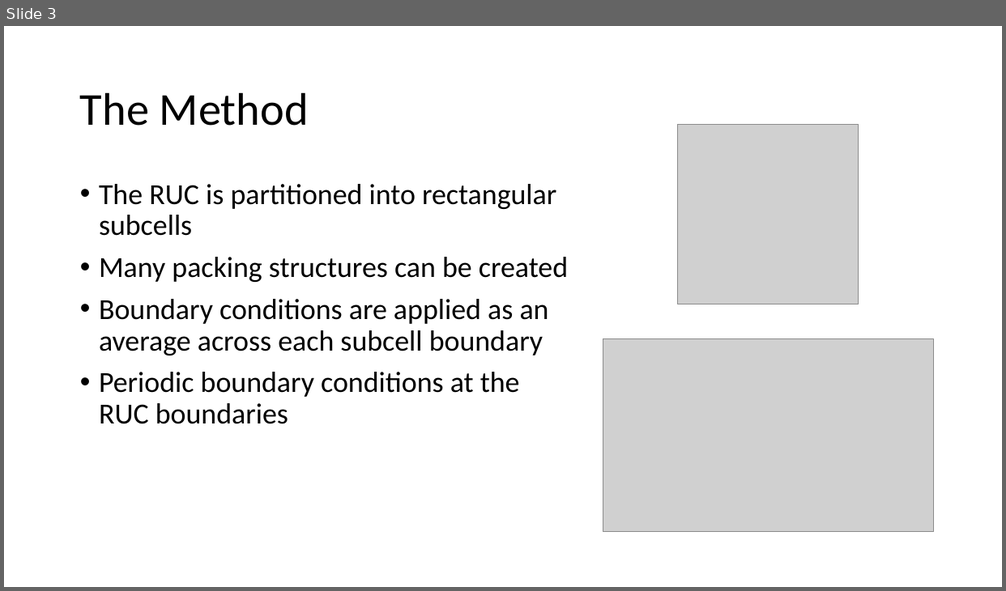
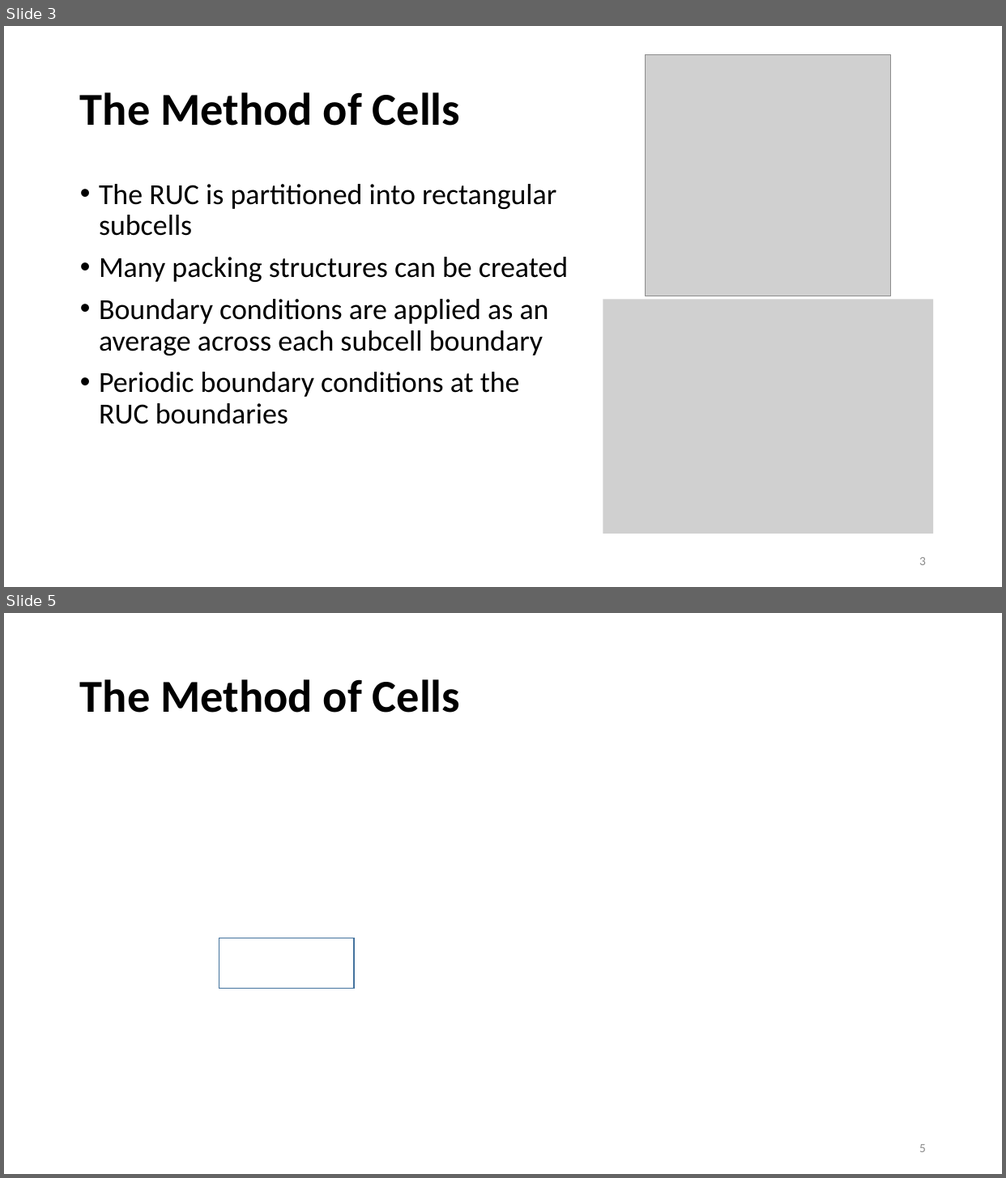
Before and after one commit to nahernz/Method_of_Cells, a slide deck: Generalized Method of Cells (08-01-2014).pptx. Shown one above the other, each under a label of ours: slide 3 before the commit, slides 3 and 5 after it; the slides between them are not shown. The pictures are 1006x591 and 1006x1178 pixels, drawn with LibreOffice and Linux fonts; fonts in the diff are those of the drawing; grey boxes stand for pictures. Boxes give left, top, right and bottom in pixels: in the first picture for what was removed or moved away, otherwise in the second. Text is boxed around its words. In the diff, an @@ line names an element or a change of style, - is before the commit and + after.

```diff
--- a/Generalized Method of Cells (08-01-2014).pptx
+++ b/Generalized Method of Cells (08-01-2014).pptx
@@ slide 5 added at (4,613,1002,1174), background #FFFFFF @@
@@ title added at (80,679,460,713), 44 pt, text #000000, bold @@
+The Method of Cells
@@ rectangle added at (219,938,355,989), outline #43739E 1 pt @@
@@ page number added at (919,1144,926,1152), 12 pt, text #8C8C8C @@
+5
@@ slide 3 changed as well @@
@@ picture: place and size @@
-picture at (678,124,859,304)
+picture at (646,54,891,297)
@@ title at (80,92,460,126): text changed; bold on @@
-The Method
+The Method of Cells
@@ picture: place and size @@
-picture at (603,339,934,531)
+picture at (603,299,934,535)
@@ page number added at (919,557,926,565), 12 pt, text #8C8C8C @@
+3
```
Also in this commit, not shown: 5 other slides changed, 2 other slides added, 1 slide removed.
